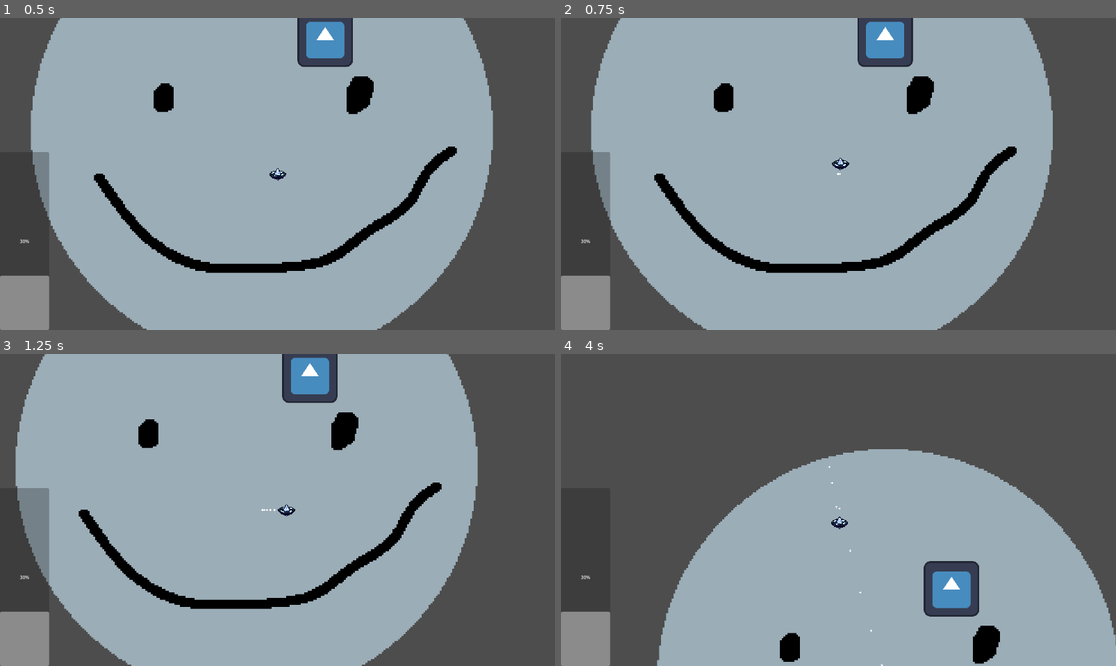
Above: before the commit, frames 1-4 (two rows, left to right).
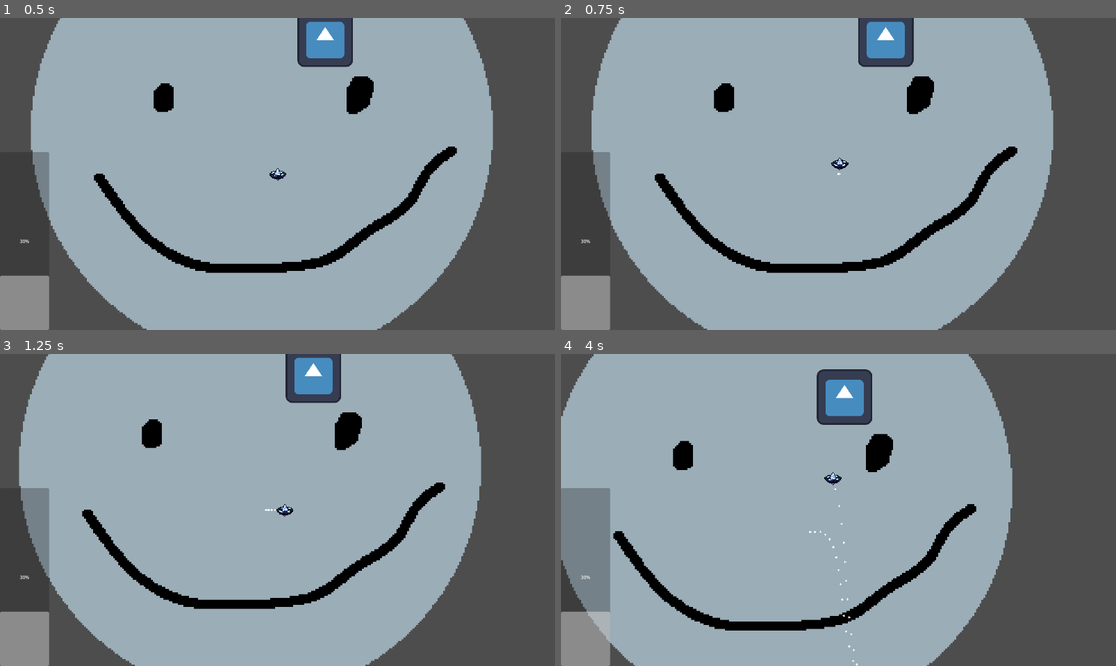
Above: after the commit, the same moments.

Repository: Dragos-Lup/spin
Game: Godot game, scene res://scenes/testing_scene.tscn
Two runs of this game, one before a commit and one after it. Both use one fixed random seed, a clock stepped at 60 frames per second and the inputs below. The engine's default icon, where the game draws it, is replaced by a stand-in: a white triangle on a blue panel in a dark square.
Inputs (mouse positions are in pixels of both pictures, inside the frame that each line leads up to):
- Up to frame 1 (0.5 s): no input
- Up to frame 2 (0.75 s): move the mouse to (960, 158) at 0.52 s; press the mouse at (960, 158) at 0.53 s; hold D (right) from 0.53 s (still down)
- Up to frame 3 (1.25 s): keep holding D (right)
- Up to frame 4 (4 s): move the mouse to (727, 525) at 1.27 s; release D (right) at 1.28 s; release the mouse at (727, 525) at 1.28 s; hold S (down) 1.28-2.03 s; click (727, 525) at 1.35 s; move the mouse to (894, 441) at 2.02 s; press the mouse at (894, 441) at 2.03 s; hold D (right) 2.03-2.78 s; move the mouse to (810, 572) at 2.77 s; release the mouse at (810, 572) at 2.78 s; hold W (up) 2.78-3.53 s; click (810, 572) at 2.85 s; move the mouse to (1005, 556) at 3.52 s; press the mouse at (1005, 556) at 3.53 s; hold A (left) from 3.53 s (still down)

Frame 1 is identical in both runs. In frame 2, 0.7% of the frame differs, in the area x 5-89%, y 0-100%; in frame 3, 3.3%; in frame 4, 55%, in the area x 0-100%, y 0-100%.

Commit message:
fixed up the movement a lil

Diff:
--- a/scenes/main_character.tscn
+++ b/scenes/main_character.tscn
@@ -127,6 +127,7 @@
 physics_material_override = SubResource("PhysicsMaterial_l7upm")
 lock_rotation = true
 continuous_cd = 1
+linear_damp_mode = 1
 script = ExtResource("1_72jni")
 
 [node name="GPUParticles2D" type="GPUParticles2D" parent="."]
--- a/scripts/main_character.gd
+++ b/scripts/main_character.gd
@@ -2,11 +2,10 @@
 
 const SPEED = 1000.0
 var MAX_SPEED = 1000.0
+const ACCELERATION = 500.0
 const DASH_SPEED = 2000.0
-const FRICTION = 20.0 ## calling this friction is evil, it's the value move_toward uses.
-const BOUNCY = .8
 const DASH_SLOW = .2
-
+const C = .5
 @onready var spin_bar: ProgressBar = %SpinBar
 @onready var animation_tree: AnimationTree = $AnimationTree
 @onready var state_machine = animation_tree.get("parameters/playback")
@@ -19,25 +18,27 @@
 	pass
 
 func _physics_process(delta: float) -> void:
+	# Get the current input direction
 	var direction := Input.get_vector("left", "right", "up", "down").normalized()
-	var target_vel = (direction * SPEED).limit_length(MAX_SPEED) #This is how fast we want to go
+	# This is where the player wants to be moving.
+	var target_vel = direction * SPEED
+	# print(target_vel)
+	var vel_difference = (target_vel - linear_velocity) - C * linear_velocity * 2
 
+	print(vel_difference)
+
+	# Dash Mechanics
 	if Input.is_action_just_pressed("dash"):
 		dash_start_time = Time.get_ticks_msec()
 		state_machine.travel("jump")
-		MAX_SPEED *= DASH_SLOW
-		#
+	if Input.is_action_pressed("dash"):
+		vel_difference = vel_difference * DASH_SLOW
 	if Input.is_action_just_released("dash"):
-		assert(MAX_SPEED == 200)  ## This will need to be removed in final build
-		MAX_SPEED *= 1 / DASH_SLOW
 		var chargetime = Time.get_ticks_msec() - dash_start_time
 		if (chargetime) > 850:
 			var dash_vector = (get_global_mouse_position() - global_position).normalized()
 			apply_impulse(dash_vector * (DASH_SPEED * chargetime/1000))
-
-	if (linear_velocity.length() < MAX_SPEED):
-		apply_central_force(target_vel)
-
+	apply_central_force(vel_difference)
 
 func _on_location_timer_timeout() -> void:
 	var p : Vector2 = self.position
@@ -49,8 +50,8 @@
 		var B = move_array[move_array.size() - 2]
 		for i in range(0, move_array.size() - 1):
 			if (intersect(A, B, move_array[i], move_array[i+1])):
-				print(A,", ",B,", ",move_array[i], ", " , move_array[i+1])
-				print("INTERSECTED")
+				#print(A,", ",B,", ",move_array[i], ", " , move_array[i+1])
+				#print("INTERSECTED")
 				var new_polygon = Encircle.instantiate()
 
 				new_polygon.set_polygon(move_array.slice(i+1,-1))
@@ -64,5 +65,6 @@
 func ccw(A : Vector2,B : Vector2,C : Vector2):
 	return (C.y-A.y) * (B.x-A.x) > (B.y-A.y) * (C.x-A.x)
 
+# Checks if two line segements intersect at all
 func intersect(A : Vector2,B : Vector2,C : Vector2,D : Vector2):
 	return ccw(A,C,D) != ccw(B,C,D) and ccw(A,B,C) != ccw(A,B,D)
